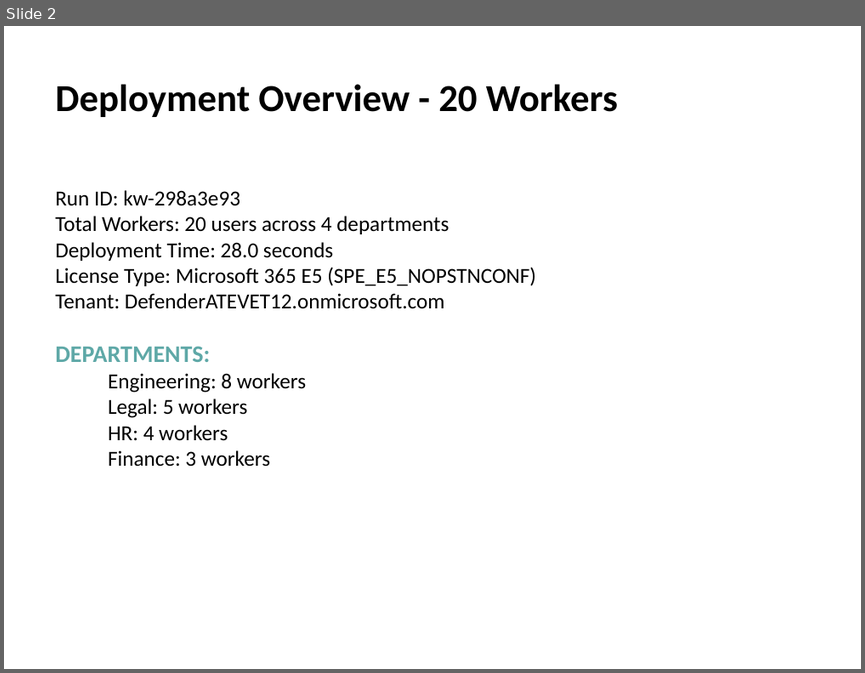
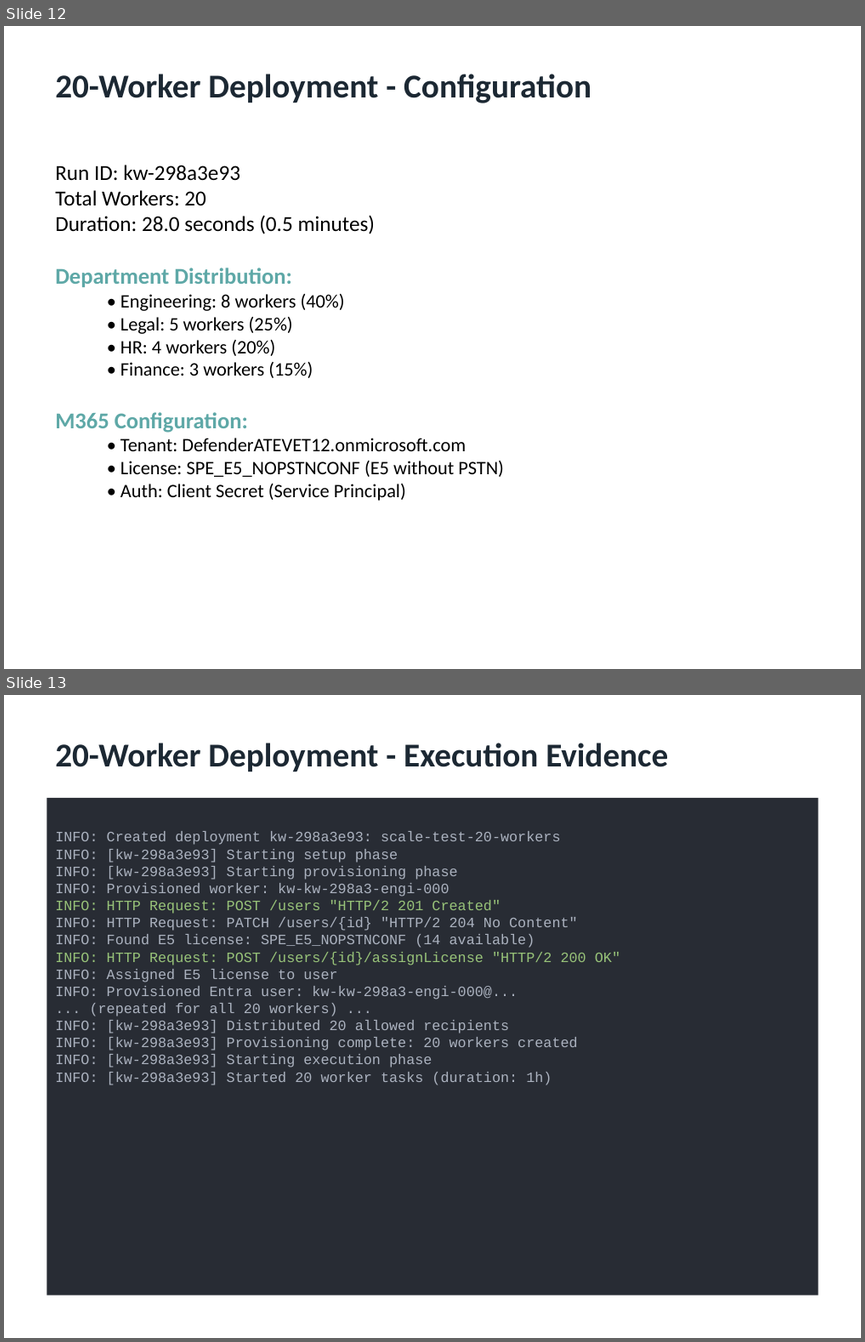
Before and after one commit to rysweet/AzureHayMaker, a slide deck: KnowledgeWorker-E2E-Evidence.pptx. Shown one above the other, each under a label of ours: slide 2 before the commit, slides 12 and 13 after it. The pictures are 865x673 and 865x1342 pixels, drawn with LibreOffice and Linux fonts; fonts in the diff are those of the drawing. Boxes give left, top, right and bottom in pixels: in the first picture for what was removed or moved away, otherwise in the second. Text is boxed around its words. In the diff, an @@ line names an element or a change of style, - is before the commit and + after.

```diff
--- a/KnowledgeWorker-E2E-Evidence.pptx
+++ b/KnowledgeWorker-E2E-Evidence.pptx
@@ slide 13 added at box(4, 695, 861, 1338), background #FFFFFF @@
@@ text added at box(55, 743, 668, 771), 28 pt, text #1C2833, bold @@
+20-Worker Deployment - Execution Evidence
@@ rectangle added at box(46, 798, 818, 1295), fill #282C34, 12 pt, text #ABB2BF @@
+INFO: Created deployment kw-298a3e93: scale-test-20-workers
+INFO: [kw-298a3e93] Starting setup phase
+INFO: [kw-298a3e93] Starting provisioning phase
+INFO: Provisioned worker: kw-kw-298a3-engi-000
+INFO: HTTP Request: POST /users "HTTP/2 201 Created"
+INFO: HTTP Request: PATCH /users/{id} "HTTP/2 204 No Content"
+INFO: Found E5 license: SPE_E5_NOPSTNCONF (14 available)
+INFO: HTTP Request: POST /users/{id}/assignLicense "HTTP/2 200 OK"
+INFO: Assigned E5 license to user
+INFO: Provisioned Entra user: kw-kw-298a3-engi-000@...
+... (repeated for all 20 workers) ...
+INFO: [kw-298a3e93] Distributed 20 allowed recipients
+INFO: [kw-298a3e93] Provisioning complete: 20 workers created
+INFO: [kw-298a3e93] Starting execution phase
+INFO: [kw-298a3e93] Started 20 worker tasks (duration: 1h)
@@ what was slide 2 is now slide 12 @@
@@ slide 12 changed as well @@
@@ text at box(55, 74, 591, 103): text changed; size 32 to 28 pt; text colour #000000 to #1C2833 @@
-Deployment Overview - 20 Workers
+20-Worker Deployment - Configuration
@@ text "Run ID: kw-298a3e93": place and size @@
-text "Run ID: kw-298a3e93" at box(55, 190, 536, 465)
+text "Run ID: kw-298a3e93" at box(55, 165, 504, 500)
@@ text at box(55, 190, 504, 500): text changed; size 18 to 16 pt @@
-Total Workers: 20 users across 4 departments
-Deployment Time: 28.0 seconds
-License Type: Microsoft 365 E5 (SPE_E5_NOPSTNCONF)
-Tenant: DefenderATEVET12.onmicrosoft.com
-DEPARTMENTS:
-  Engineering: 8 workers
-  Legal: 5 workers
-  HR: 4 workers
-  Finance: 3 workers
+Total Workers: 20
+Duration: 28.0 seconds (0.5 minutes)
+Department Distribution:
+  • Engineering: 8 workers (40%)
+  • Legal: 5 workers (25%)
+  • HR: 4 workers (20%)
+  • Finance: 3 workers (15%)
+M365 Configuration:
+  • Tenant: DefenderATEVET12.onmicrosoft.com
+  • License: SPE_E5_NOPSTNCONF (E5 without PSTN)
+  • Auth: Client Secret (Service Principal)
```
Also in this commit, not shown: 3 other slides changed, 11 other slides added, 4 slides removed.
